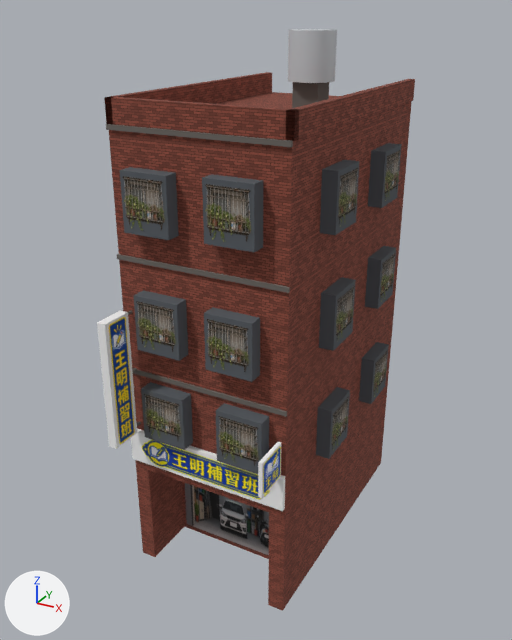
The glTF model public/assets/models/buildings/shophouse-07.glb as it was, and as the next commit left it.
Before and after are seen from a 50 mm camera at (8.89, -13.33, 15.28) aimed at (-0.17, 3.13, 7.05). Every picture has the same lights, and +X, +Y and +Z are marked at lower left. The older version comes first. Where no turn or scale is listed for an object, it has been applied to the vertices. Vertices at exactly the same position are counted once.

The scene before the commit, as lines of its bpy script (objects in view):
```python
me_mesh_0 = bpy.data.meshes.new('Mesh_0')
me_mesh_0.from_pydata(...)  # 258 vertices, 400 faces; spans x -2.8..2.8, y -1.2..6.43, z 3.5..14.8
me_mesh_0.materials.append(mat_material_0)
me_mesh_1 = bpy.data.meshes.new('Mesh_1')
me_mesh_1.from_pydata(...)  # 44 vertices, 84 faces; spans x -2.45..2.45, y 0.0..8.0, z 0.0..13.4
me_mesh_1.materials.append(mat_wall)
me_mesh_2 = bpy.data.meshes.new('Mesh_2')
me_mesh_2.from_pydata(...)  # 96 vertices, 48 faces; spans x -2.81..2.81, y -1.17..6.39, z 0.15..11.99
me_mesh_2.materials.append(mat_decals)
ob_body = bpy.data.objects.new('body', me_mesh_0)
ob_body.location = (0.0, 0.0, 0.0)
ob_decals = bpy.data.objects.new('decals', me_mesh_2)
ob_decals.location = (0.0, 0.0, 0.0)
ob_wall = bpy.data.objects.new('wall', me_mesh_1)
ob_wall.location = (0.0, 0.0, 0.0)
```
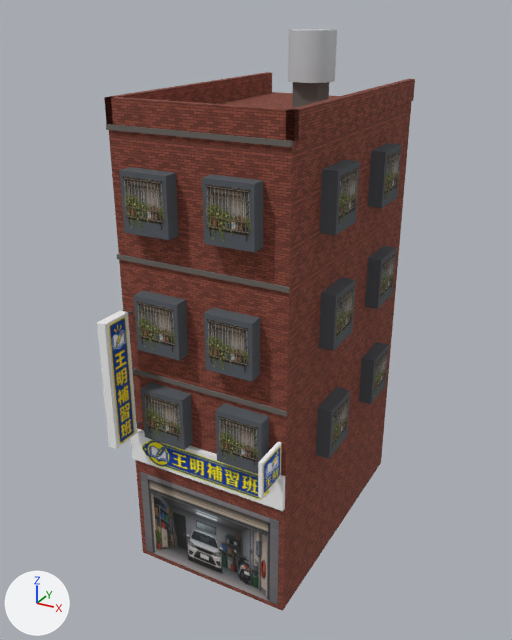
Changed parts and their boxes [x1, y1, x2, y2] in the pictures (512 x 640 px; the box of a moved part takes in the faces that stretch with it):
'decals', reshaped (12% taller): before [109, 150, 401, 556]; after [109, 150, 401, 605]
part 1 of me_mesh_1, built on: [138, 468, 282, 607] in both
part 2 of me_mesh_2, moved or reshaped: before [185, 483, 269, 556]; after [140, 472, 279, 605]

The change, as a list of edits to the scene's bpy script:
```text
Change me_mesh_1:
    used by ob_wall; location = (0.0, 0.0, 0.0)
    remove me_mesh_1.from_pydata(...)  # 44 vertices, 84 faces; spans x -2.45..2.45, y 0.0..8.0, z 0.0..13.4
    add me_mesh_1.from_pydata(...)  # 28 vertices, 48 faces; spans x -2.45..2.45, y 0.0..8.0, z 0.0..13.4
    me_mesh_1 part 1
    16 vertices are removed from x -2.4..2.4, y 0.0..8.0, z 0.0..3.2
    46 faces are deleted
    10 new faces join them
Change me_mesh_2:
    where me_mesh_2.from_pydata(...)  # 96 vertices, 48 faces; spans x -2.81..2.81, y -1.17..6.39, z 0.15..11.99
    used by ob_decals; location = (0.0, 0.0, 0.0)
    me_mesh_2 part 2
    me_mesh_2.vertices[0].co: (-1.85, 1.59, 3.05) -> (-2.25, -0.01, 3.05)  # not seen -> pixel (140, 471)
    me_mesh_2.vertices[1].co: (1.85, 1.59, 3.05) -> (2.25, -0.01, 3.05)  # not seen -> pixel (279, 521)
    me_mesh_2.vertices[2].co: (-1.85, 1.59, 0.15) -> (-2.25, -0.01, 0.15)  # pixel (186, 524) -> pixel (146, 550)
    me_mesh_2.vertices[3].co: (1.85, 1.59, 0.15) -> (2.25, -0.01, 0.15)  # not seen -> pixel (277, 605)
```
